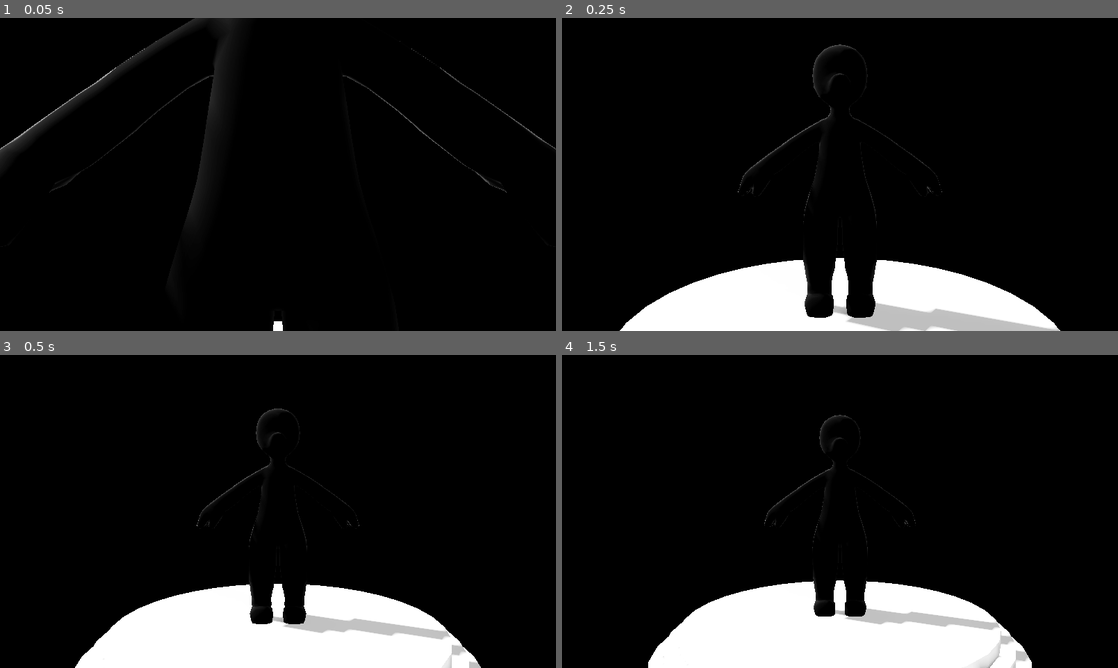
Above: before the commit, frames 1-4 (two rows, left to right).
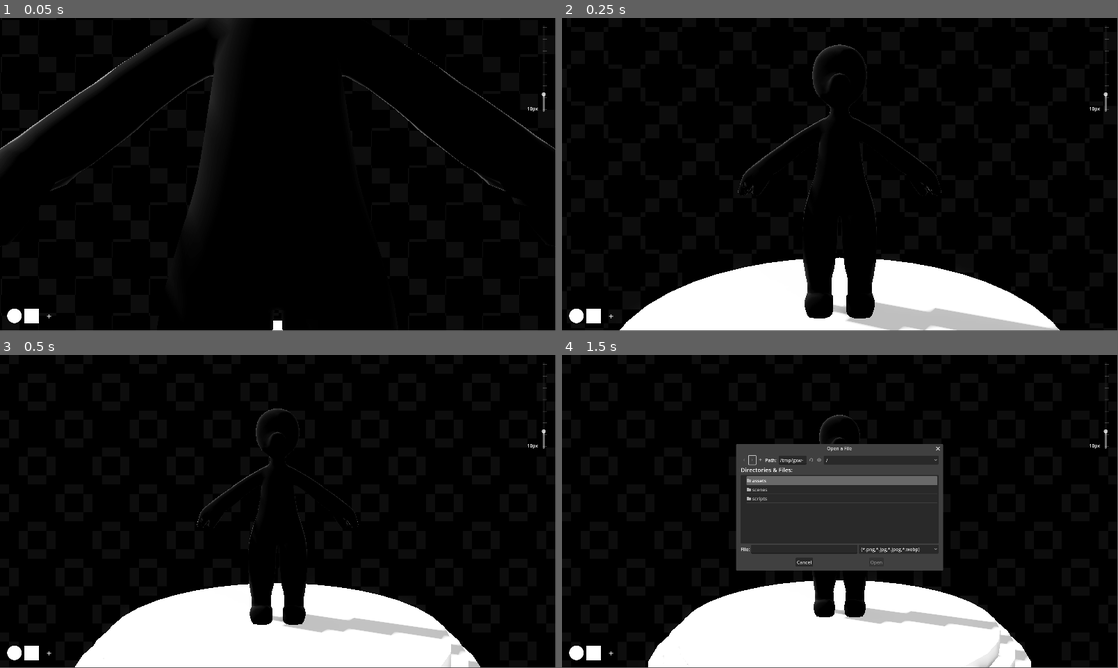
Above: after the commit, the same moments.

Repository: CaptainCronch/toy-jam
Game: Godot game, scene res://scenes/main.tscn
The game is run twice, just before and just after one commit, with the same random seed, the same clock (stepped at 60 frames per second) and the same inputs.
Inputs (mouse positions are in pixels of both pictures, inside the frame that each line leads up to):
- Up to frame 1 (0.05 s): no input
- Up to frame 2 (0.25 s): no input
- Up to frame 3 (0.5 s): no input
- Up to frame 4 (1.5 s): click (612, 652) at 0.5 s, where only the run after the commit has a clickable "+"; click (751, 461) at 1.27 s
In our replay, the window is 800x450 before the commit and 799x449 after it. These sizes can differ from the game's own. Grey fills any space a smaller window leaves; there, only what the larger window draws over its background counts as a difference.

The runs differ from the first frame. In frame 1, 0.5% of the frame differs, in the area x 1-100%, y 0-100%; in frame 2, 0.8%; in frame 3, 0.8%; in frame 4, 16%, in the area x 1-99%, y 2-100%.

Commit message:
continued paint mode
checkered background skybox, custom brush textures, brush selection, brush size selection

Diff:
--- a/project.godot
+++ b/project.godot
@@ -22,7 +22,10 @@
 
 [display]
 
-window/stretch/mode="canvas_items"
+window/size/viewport_width=1920
+window/size/viewport_height=1080
+window/size/mode=3
+window/size/initial_position_type=3
 
 [input]
 
@@ -87,3 +90,7 @@
 "events": [Object(InputEventKey,"resource_local_to_scene":false,"resource_name":"","device":-1,"window_id":0,"alt_press …(192 unchanged characters)…
 ]
 }
+
+[rendering]
+
+environment/defaults/default_clear_color=Color(0, 0, 0, 1)
--- /dev/null
+++ b/scenes/brush_select.tscn
@@ -0,0 +1,15 @@
+[gd_scene load_steps=3 format=3 uid="uid://dc37fjwhvkehc"]
+
+[ext_resource type="Texture2D" uid="uid://27s8vidhq113" path="res://assets/brush-50.png" id="1_ndln8"]
+[ext_resource type="Script" path="res://scripts/brush_select.gd" id="2_ss6oj"]
+
+[node name="BrushSelect" type="TextureRect"]
+custom_minimum_size = Vector2(50, 50)
+mouse_filter = 0
+mouse_default_cursor_shape = 2
+texture = ExtResource("1_ndln8")
+expand_mode = 3
+stretch_mode = 5
+script = ExtResource("2_ss6oj")
+
+[connection signal="gui_input" from="." to="." method="_on_gui_input"]
--- a/scenes/main.tscn
+++ b/scenes/main.tscn
@@ -1,11 +1,17 @@
-[gd_scene load_steps=11 format=3 uid="uid://b7hj7re6jdf3o"]
-
+[gd_scene load_steps=18 format=3 uid="uid://b7hj7re6jdf3o"]
+
+[ext_resource type="Script" path="res://scripts/level.gd" id="1_f4g2a"]
 [ext_resource type="PackedScene" uid="uid://dmjrvaxpo6cga" path="res://scenes/base_model.tscn" id="1_o62xr"]
 [ext_resource type="Script" path="res://scripts/spring_arm.gd" id="2_dbvhh"]
 [ext_resource type="Script" path="res://scripts/smooth_follow_transform.gd" id="2_f3r3o"]
-[ext_resource type="Script" path="res://scripts/brush.gd" id="3_ie5v4"]
+[ext_resource type="Script" path="res://scripts/drawing_brush.gd" id="3_ie5v4"]
 [ext_resource type="Script" path="res://scripts/draw_viewport.gd" id="3_kueif"]
 [ext_resource type="Texture2D" uid="uid://27s8vidhq113" path="res://assets/brush-50.png" id="5_klu0f"]
+[ext_resource type="Script" path="res://scripts/background_modulator.gd" id="7_4p8vg"]
+[ext_resource type="Texture2D" uid="uid://bsomf8jj3d8nh" path="res://assets/1024-64-checkers.png" id="7_ncab1"]
+[ext_resource type="Texture2D" uid="uid://bosl3wipssed1" path="res://assets/1024-128-checkers.png" id="8_na24s"]
+[ext_resource type="Script" path="res://scripts/brush_list.gd" id="9_amfpw"]
+[ext_resource type="Script" path="res://scripts/brush_size_slider.gd" id="12_rd60r"]
 
 [sub_resource type="ProceduralSkyMaterial" id="ProceduralSkyMaterial_qkwo0"]
 sky_top_color = Color(0, 0.25, 0.145833, 1)
@@ -18,7 +24,8 @@
 sky_material = SubResource("ProceduralSkyMaterial_qkwo0")
 
 [sub_resource type="Environment" id="Environment_fc45b"]
-background_mode = 1
+background_mode = 3
+background_canvas_max_layer = -1
 sky = SubResource("Sky_ro8xv")
 sky_rotation = Vector3(0, 0, -1.5708)
 ambient_light_source = 2
@@ -31,7 +38,12 @@
 [sub_resource type="StandardMaterial3D" id="StandardMaterial3D_h28kf"]
 diffuse_mode = 3
 
-[node name="Main" type="Node3D"]
+[sub_resource type="StyleBoxEmpty" id="StyleBoxEmpty_e0u3n"]
+
+[node name="Main" type="Node3D" node_paths=PackedStringArray("model", "brush_list")]
+script = ExtResource("1_f4g2a")
+model = NodePath("Pedestal/Model")
+brush_list = NodePath("MarginContainer/ScrollContainer/BrushList")
 
 [node name="WorldEnvironment" type="WorldEnvironment" parent="."]
 environment = SubResource("Environment_fc45b")
@@ -100,8 +112,124 @@
 render_target_clear_mode = 1
 render_target_update_mode = 4
 script = ExtResource("3_kueif")
-brush = NodePath("Brush")
-
-[node name="Brush" type="Node2D" parent="SubViewport"]
+brush = NodePath("DrawingBrush")
+
+[node name="DrawingBrush" type="Node2D" parent="SubViewport"]
 script = ExtResource("3_ie5v4")
 texture = ExtResource("5_klu0f")
+
+[node name="BackgroundLayer" type="CanvasLayer" parent="." node_paths=PackedStringArray("parallax_big", "parallax_small")]
+layer = -1
+follow_viewport_enabled = true
+script = ExtResource("7_4p8vg")
+parallax_big = NodePath("ParallaxBig")
+parallax_small = NodePath("ParallaxSmall")
+
+[node name="ParallaxSmall" type="Parallax2D" parent="BackgroundLayer"]
+modulate = Color(0.0646965, 0.0646965, 0.0646965, 1)
+repeat_size = Vector2(1024, 1024)
+autoscroll = Vector2(64, -64)
+repeat_times = 3
+
+[node name="Sprite2D" type="Sprite2D" parent="BackgroundLayer/ParallaxSmall"]
+texture = ExtResource("7_ncab1")
+centered = false
+
+[node name="ParallaxBig" type="Parallax2D" parent="BackgroundLayer"]
+modulate = Color(0, 0, 0, 1)
+repeat_size = Vector2(1024, 1024)
+autoscroll = Vector2(128, 128)
+repeat_times = 3
+
+[node name="Sprite2D" type="Sprite2D" parent="BackgroundLayer/ParallaxBig"]
+texture = ExtResource("8_na24s")
+centered = false
+
+[node name="MarginContainer" type="MarginContainer" parent="."]
+anchors_preset = 15
+anchor_right = 1.0
+anchor_bottom = 1.0
+grow_horizontal = 2
+grow_vertical = 2
+theme_override_constants/margin_left = 25
+theme_override_constants/margin_top = 25
+theme_override_constants/margin_right = 25
+theme_override_constants/margin_bottom = 25
+
+[node name="ScrollContainer" type="ScrollContainer" parent="MarginContainer"]
+layout_mode = 2
+size_flags_horizontal = 0
+size_flags_vertical = 8
+follow_focus = true
+horizontal_scroll_mode = 0
+vertical_scroll_mode = 0
+
+[node name="BrushList" type="HBoxContainer" parent="MarginContainer/ScrollContainer" node_paths=PackedStringArray("drawing_brush", "add_button", "file_dialog")]
+layout_mode = 2
+size_flags_horizontal = 2
+size_flags_vertical = 10
+theme_override_constants/separation = 10
+script = ExtResource("9_amfpw")
+drawing_brush = NodePath("../../../SubViewport/DrawingBrush")
+add_button = NodePath("AddBrush")
+file_dialog = NodePath("../../../FileDialog")
+
+[node name="AddBrush" type="Button" parent="MarginContainer/ScrollContainer/BrushList"]
+custom_minimum_size = Vector2(50, 50)
+layout_mode = 2
+focus_mode = 0
+mouse_default_cursor_shape = 2
+theme_override_font_sizes/font_size = 30
+theme_override_styles/focus = SubResource("StyleBoxEmpty_e0u3n")
+text = "+"
+flat = true
+
+[node name="HBoxContainer" type="HBoxContainer" parent="MarginContainer"]
+layout_mode = 2
+size_flags_horizontal = 8
+size_flags_vertical = 0
+alignment = 2
+
+[node name="Label" type="Label" parent="MarginContainer/HBoxContainer"]
+custom_minimum_size = Vector2(50, 0)
+layout_mode = 2
+size_flags_horizontal = 8
+size_flags_vertical = 8
+text = "10px
+"
+horizontal_alignment = 2
+vertical_alignment = 2
+
+[node name="BrushSizeSlider" type="VSlider" parent="MarginContainer/HBoxContainer" node_paths=PackedStringArray("drawing_brush", "label")]
+custom_minimum_size = Vector2(30, 300)
+layout_mode = 2
+size_flags_horizontal = 8
+size_flags_vertical = 0
+focus_mode = 0
+mouse_force_pass_scroll_events = false
+mouse_default_cursor_shape = 3
+min_value = 1.0
+max_value = 50.0
+value = 10.0
+scrollable = false
+tick_count = 8
+ticks_on_borders = true
+script = ExtResource("12_rd60r")
+drawing_brush = NodePath("../../../SubViewport/DrawingBrush")
+label = NodePath("../Label")
+
+[node name="FileDialog" type="FileDialog" parent="."]
+title = "Open a File"
+initial_position = 4
+size = Vector2i(700, 400)
+ok_button_text = "Open"
+dialog_hide_on_ok = true
+dialog_autowrap = true
+file_mode = 0
+access = 2
+filters = PackedStringArray("*.png,*.jpg,*.jpeg,*.webp;")
+
+[connection signal="pressed" from="MarginContainer/ScrollContainer/BrushList/AddBrush" to="MarginContainer/ScrollContainer/BrushList" method="_on_add_brush_pressed"]
+[connection signal="value_changed" from="MarginContainer/HBoxContainer/BrushSizeSlider" to="MarginContainer/HBoxContainer/BrushSizeSlider" method="_on_value_changed"]
+[connection signal="confirmed" from="FileDialog" to="MarginContainer/ScrollContainer/BrushList" method="_on_file_dialog_confirmed"]
+[connection signal="file_selected" from="FileDialog" to="MarginContainer/ScrollContainer/BrushList" method="_on_file_dialog_file_selected"]
--- /dev/null
+++ b/scripts/background_modulator.gd
@@ -0,0 +1,4 @@
+extends CanvasLayer
+
+@export var parallax_big : Parallax2D
+@export var parallax_small : Parallax2D
--- /dev/null
+++ b/scripts/brush_list.gd
@@ -0,0 +1,43 @@
+extends HBoxContainer
+
+@export var drawing_brush : Node2D
+@export var add_button : Button
+@export var file_dialog : FileDialog
+var file_path : String
+
+var brush_select := preload("res://scenes/brush_select.tscn")
+
+var brushes : Array[Texture2D] = [preload("res://assets/brush-50.png"), preload("res://assets/square-50.png")]
+var primary_brush_size := 10
+var secondary_brush_size := 10
+
+
+func _ready():
+	load_brushes()
+
+
+func load_brushes():
+	for child in get_children():
+		if not child.get_class() == "Button":
+			child.queue_free()
+	for brush in brushes:
+		var new_brush : BrushSelect = brush_select.instantiate()
+		new_brush.texture = brush
+		add_child(new_brush)
+		move_child(new_brush, -2)
+		new_brush.clicked.connect(func(texture : Texture2D): drawing_brush.texture = texture)
+
+
+func _on_add_brush_pressed() -> void:
+	file_dialog.show()
+
+
+func _on_file_dialog_file_selected(path: String) -> void:
+	file_path = path
+
+
+func _on_file_dialog_confirmed() -> void:
+	var img := Image.new()
+	img.load(file_path)
+	brushes.append(ImageTexture.create_from_image(img))
+	load_brushes()
--- /dev/null
+++ b/scripts/brush_select.gd
@@ -0,0 +1,9 @@
+extends TextureRect
+class_name BrushSelect
+
+signal clicked(texture : Texture2D)
+
+
+func _on_gui_input(event: InputEvent) -> void:
+	if event.button_mask == 1:
+		clicked.emit(texture)
--- /dev/null
+++ b/scripts/brush_size_slider.gd
@@ -0,0 +1,13 @@
+extends VSlider
+
+@export var drawing_brush : DrawingBrush
+@export var label : Label
+
+
+func _ready():
+	label.text = str(value) + "px"
+
+
+func _on_value_changed(value: float) -> void:
+	drawing_brush.brush_size = value
+	label.text = str(value) + "px"
--- a/scripts/draw_viewport.gd
+++ b/scripts/draw_viewport.gd
@@ -2,5 +2,5 @@
 
 @export var brush : Node2D
 
-func paint(pos : Vector2, color := Color(1, 1, 1, 1)):
+func paint(pos : Vector2, color : Color):
 	brush.queue_brush(pos * size.x, color)
--- a/scripts/brush.gd
+++ b/scripts/drawing_brush.gd
@@ -1,4 +1,5 @@
 extends Node2D
+class_name DrawingBrush
 
 @export var texture : Texture2D
 @export var brush_size := 10
--- a/scripts/global.gd
+++ b/scripts/global.gd
@@ -2,7 +2,7 @@
 
 
 func _ready():
-	DisplayServer.window_set_vsync_mode(DisplayServer.VSYNC_ENABLED)
+	DisplayServer.window_set_vsync_mode(DisplayServer.VSYNC_DISABLED)
 	Engine.max_fps = 60
 	Input.use_accumulated_input = false
 	#Input.set_mouse_mode(Input.MOUSE_MODE_CAPTURED)
@@ -11,11 +11,9 @@
 
 func _process(_delta):
 	if Input.is_action_just_pressed("debug_key"):
-		if DisplayServer.window_get_vsync_mode() == DisplayServer.VSYNC_ENABLED:
-			DisplayServer.window_set_vsync_mode(DisplayServer.VSYNC_DISABLED)
+		if Engine.max_fps == 60:
 			Engine.max_fps = 0
-		elif DisplayServer.window_get_vsync_mode() == DisplayServer.VSYNC_DISABLED:
-			DisplayServer.window_set_vsync_mode(DisplayServer.VSYNC_ENABLED)
+		elif Engine.max_fps == 0:
 			Engine.max_fps = 60
 
 	if Input.is_action_just_pressed("escape"):
--- /dev/null
+++ b/scripts/level.gd
@@ -0,0 +1,4 @@
+extends Node
+
+@export var model : Node3D
+@export var brush_list : BoxContainer
--- a/scripts/model.gd
+++ b/scripts/model.gd
@@ -4,7 +4,7 @@
 @export var collider : StaticBody3D
 @export var viewport : SubViewport
 @export var spacing := 10
-@export var space_threshold := 0.1
+@export var space_threshold := 0.03
 
 var primary_color := Color.RED
 var secondary_color := Color.BLACK
--- a/scripts/spring_arm.gd
+++ b/scripts/spring_arm.gd
@@ -6,8 +6,6 @@
 @export var max_offset := 1.0
 @export var offset_speed := 0.1
 
-
-var _analog_look := 0.0
 var cam_lock := false
 
 @export var target : Node3D
@@ -15,15 +13,6 @@
 @export var camera : Camera3D
 
 func _process(delta):
-	#var dir = Input.get_vector("look_left", "look_right", "look_up", "look_down")
-	#vertical.rotate_y(dir.x * turn_sensitivity * delta)
-	#rotate_x(dir.y * turn_sensitivity * delta * 0.5)
-
-	var zoom = 0
-	if Input.is_action_just_released("zoom_in"): zoom -= 1
-	if Input.is_action_just_released("zoom_out"): zoom += 1
-	spring_length = clampf(spring_length + zoom * zoom_sensitivity * delta, 0.5, 8)
-
 	if Input.is_action_just_pressed("up"):
 		camera.v_offset = clampf(camera.v_offset + offset_speed, -max_offset, max_offset)
 	if Input.is_action_just_pressed("down"):
@@ -32,30 +21,15 @@
 		camera.h_offset = clampf(camera.h_offset + offset_speed, -max_offset, max_offset)
 	if Input.is_action_just_pressed("left"):
 		camera.h_offset = clampf(camera.h_offset - offset_speed, -max_offset, max_offset)
-	#$"../UI/FPS".text = str(Engine.get_frames_per_second())
-	#_analog_look = Input.get_axis("look_left", "look_right")
-	#rotate_y(deg_to_rad(_analog_look * analog_sensitivity))
-	#global_position.x = target.global_position.x + offset.x
-	#global_position.z = target.global_position.z + offset.z
-	#global_position.y = target.global_position.y + offset.y
-	#if player.is_on_floor() or absf(player.velocity.y) > player.plat_comp.jump_force * 1.5 or player.plat_comp.explosive_jumping:
-	#	global_position.y = player.global_position.y + offset.y
-	#if cam_lock:
-		#plat_comp.turn_target = Vector2.UP.rotated(-rotation.y)
-	#else:
-		#plat_comp.turn_target = Vector2()
 
 
-func _unhandled_input(event):
+func _unhandled_input(event : InputEvent):
+	if event.is_action_released("zoom_in"):
+		spring_length = clampf(spring_length - zoom_sensitivity * get_process_delta_time(), 0.5, 8)
+	if event.is_action_released("zoom_out"):
+		spring_length = clampf(spring_length + zoom_sensitivity * get_process_delta_time(), 0.5, 8)
+
 	if event is InputEventMouseMotion and event.button_mask == 4:
 		vertical.rotate_y(deg_to_rad(-event.relative.x * mouse_sensitivity))
 		rotate_x(deg_to_rad(-event.relative.y * mouse_sensitivity))
-
 		rotation.x = clampf(rotation.x, deg_to_rad(-80), deg_to_rad(80))
-	#elif event is InputEventMouseButton and event.button_index == 0 and event.pressed:
-		#pass
-	#elif event.is_action_pressed("lock_camera"):
-		#if Input.mouse_mode == Input.MOUSE_MODE_CAPTURED:
-			#Input.mouse_mode = Input.MOUSE_MODE_VISIBLE
-		#else:
-			#Input.mouse_mode = Input.MOUSE_MODE_CAPTURED
Binary file added: assets/1024-128-checkers.png
Not shown, added: assets/1024-128-checkers.png.import
Binary file added: assets/1024-64-checkers.png
Not shown, added: assets/1024-64-checkers.png.import
Binary file added: assets/square-50.png
Not shown, added: assets/square-50.png.import
